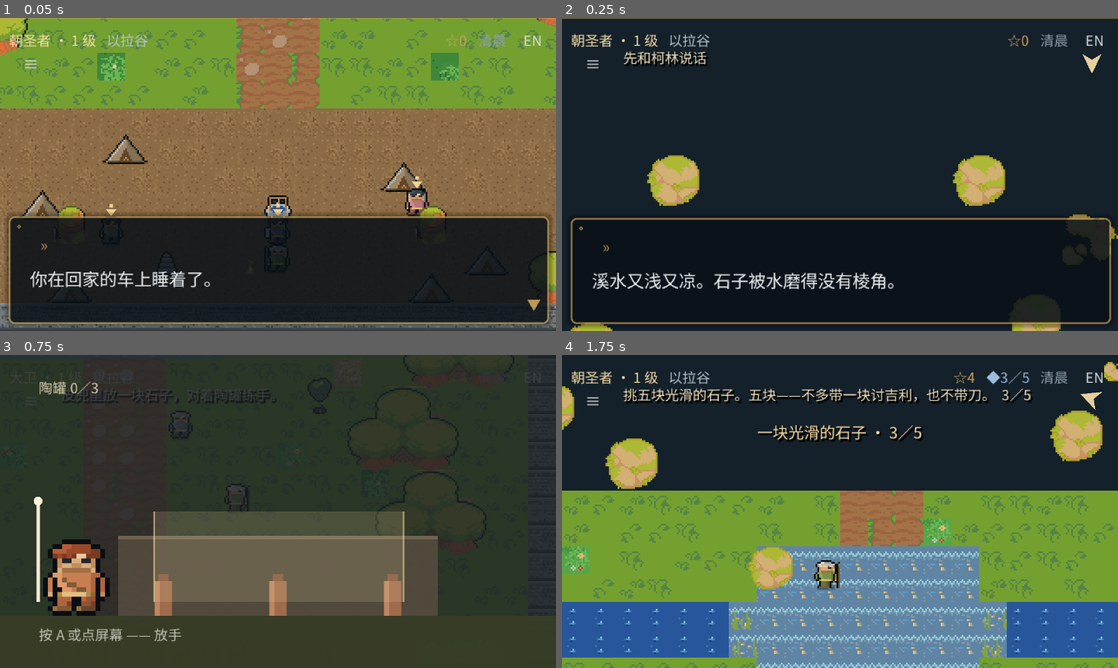
Above: before the commit, frames 1-4 (two rows, left to right).
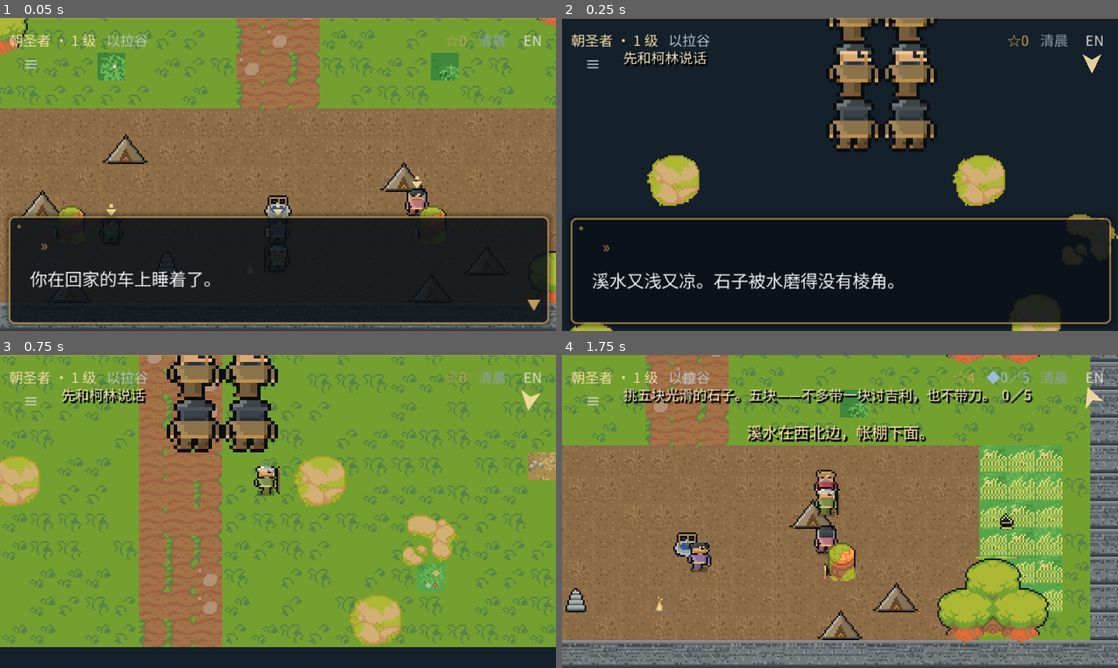
Above: after the commit, the same moments.

Repository: fongway94/WalkInCovenant
Game: Godot game, scene res://tests/smoke.tscn
The game is run twice, just before and just after one commit, with the same random seed, the same clock (stepped at 60 frames per second) and the same inputs. This scene is started directly instead of the project's main scene.
Inputs (mouse positions are in pixels of both pictures, inside the frame that each line leads up to):
- Up to frame 1 (0.05 s): no input
- Up to frame 2 (0.25 s): no input
- Up to frame 3 (0.75 s): tap Enter (ui_accept) at 0.5 s; move the mouse to (400, 495) at 0.52 s; hold Right (move_right) from 0.53 s (still down); hold Z (interact) from 0.53 s (still down); click (400, 495) at 0.67 s
- Up to frame 4 (1.75 s): tap Enter (ui_accept) at 0.77 s; release Right (move_right) at 1.25 s; release Z (interact) at 1.25 s; drag from (728, 527) to (812, 574) at 1.27 s

Frame 1 is identical in both runs. In frame 2, 5.8% of the frame differs, in the area x 47-68%, y 0-43%; in frame 3, 99%, in the area x 0-100%, y 0-100%; in frame 4, 94%.

Commit message:
the giant is on the ridge, and the witness gets one shot of him
Goliath existed as coordinates and a name in dialogue; nothing drew him, so the
forty days everyone describes had nobody in them. He is now a sprite two tiles
tall on the north slope, and walking up the ridge plays the chapter's one
scripted camera shot: pan to him, 1 Samuel 17:10, pan back. The pan lives on
CameraRig, so any later campaign can frame a scene the same way.

Co-authored-by: arena-agent <297053741+arena-agent@users.noreply.github.com>

Diff:
--- a/data/regions/elah.json
+++ b/data/regions/elah.json
@@ -805,6 +805,54 @@
  ],
  "triggers": [
   {
+   "id": "firstsight",
+   "kind": "radius",
+   "at": [
+    16,
+    13
+   ],
+   "r": 2,
+   "note": "the witness's first clear look at the giant (a camera shot, not a wall)",
+   "firstsight": [
+    {
+     "who": "",
+     "text": {
+      "en": "The ridge is low here, and the far slope is suddenly not far at all. You see him properly for the first time.",
+      "zh": "这道矮脊很低，对面的坡忽然一点也不远了。你这才第一次看清他。"
+     }
+    },
+    {
+     "who": "",
+     "text": {
+      "en": "Bronze helmet, bronze coat, bronze on his legs, and a spear like a weaver's beam. He does not raise his voice; both valleys hear him anyway.",
+      "zh": "铜盔、铜甲、腿上也是铜，一根枪杆粗得像织布的轴。他不用提高声音，两边山谷都听得见。"
+     }
+    },
+    {
+     "who": "goliath",
+     "text": {
+      "en": "1 Samuel 17:10\n“And the Philistine said, I defy the armies of Israel this day; give me a man, that we may fight together.”",
+      "zh": "撒母耳记上 17:10\n「那非利士人又说：我今日向以色列人的军队骂阵。你们叫一个人出来，与我战斗。」"
+     }
+    },
+    {
+     "who": "",
+     "text": {
+      "en": "Nobody moves. Not one man on this side of the valley takes a step forward.",
+      "zh": "没有人动。谷这边，没有一个人往前迈一步。"
+     }
+    },
+    {
+     "who": "corin",
+     "text": {
+      "en": "Now you have seen him. That is what the last forty days have been. We watch. We do not go up.",
+      "zh": "「现在你看见他了。这四十天，就是这件事。我们看着，不上去。」"
+     }
+    }
+   ],
+   "once": true
+  },
+  {
    "id": "challenge",
    "kind": "row",
    "row": 11,
@@ -986,6 +1034,10 @@
   "brook": {
    "en": "Go down to the brook. The water runs shallow over the stones.",
    "zh": "下到溪边去。水浅，能看见底下的石头。"
+  },
+  "firstsight": {
+   "en": "Get a look at the man shouting across the valley",
+   "zh": "看一眼那个隔着山谷叫阵的人"
   }
  },
  "ending": {
--- a/scripts/main/Main.gd
+++ b/scripts/main/Main.gd
@@ -218,6 +218,11 @@
 				line = I18n.t(obj.get(key, {})) % nxt.display_name()
 				if corin.lead_target != nxt:
 					corin.lead_to(nxt, func(): _lead_arrived())
+			elif GameState.flag("elah_saw_him") != true:
+				key = "firstsight"
+				var g: Vector2i = region.model.goliath
+				target = Vector2(float(g.x) * 16.0 + 8.0, float(g.y) * 16.0 + 18.0)
+				point = true
 			elif not bool(GameState.flag("goliath_down")):
 				key = "line_witness"
 				var row := int(region.model.trigger_data("challenge").get("row", 11))
@@ -587,6 +592,9 @@
 
 
 func _on_trigger(id: String) -> void:
+	if id == "firstsight":
+		_first_sight()
+		return
 	if id != "challenge" or _in_battle:
 		return
 	if act == Act.READY:
@@ -606,6 +614,27 @@
 		_witness_at_the_line()
 	else:
 		_refuse(id)
+
+
+## The shot the chapter has been promising: the witness walks up the ridge and
+## finally sees the man everybody has been talking about. The camera holds him
+## for the duration of the beat and then hands itself back — the same "scripted
+## shot, then play" grammar every later scene uses, built once and reusable.
+func _first_sight() -> void:
+	if GameState.flag("elah_saw_him") == true:
+		return
+	if _in_battle or (region.dialogue != null and region.dialogue.is_open()):
+		return
+	GameState.set_flag("elah_saw_him", true)
+	var lines: Array = _beat_lines("firstsight", "firstsight")
+	if lines.is_empty():
+		return
+	region.set_paused(true)
+	var g: Vector2i = region.model.goliath
+	region.pan_to(Vector2(float(g.x) * 16.0 + 8.0, float(g.y) * 16.0 + 18.0), 0.9)
+	region.dialogue.show_lines(lines, _speaker, func():
+		region.follow_player(0.7)
+		region.set_paused(false))
 
 
 ## The witness's last beat in the valley: he crosses the line, and nothing
--- a/scripts/world/CameraRig.gd
+++ b/scripts/world/CameraRig.gd
@@ -20,6 +20,9 @@
 var bounds := Rect2()
 var _look := Vector2.ZERO
 var _shake := 0.0
+var _cine := false
+var _cine_pos := Vector2.ZERO
+var _cine_tw: Tween = null
 
 
 func _ready() -> void:
@@ -41,6 +44,27 @@
 		global_position = _clamp(follow.global_position)
 
 
+## A scripted shot: hold the camera on a world point for `secs`, ignoring the
+## player. `resume_follow` hands it back. Nothing else in the camera changes —
+## the clamp, the deadzone and the shake all behave exactly as before once the
+## shot is over.
+func pan_to(point: Vector2, secs: float) -> void:
+	_cine = true
+	_cine_pos = global_position
+	_cine_tw = create_tween()
+	_cine_tw.tween_property(self, "_cine_pos", _clamp(point), maxf(0.05, secs))
+
+
+func resume_follow(secs: float = 0.7) -> void:
+	if follow == null:
+		_cine = false
+		return
+	_cine_tw = create_tween()
+	_cine_tw.tween_property(self, "_cine_pos", _clamp(follow.global_position),
+		maxf(0.05, secs))
+	_cine_tw.tween_callback(func(): _cine = false)
+
+
 func shake(amount: float = 1.0) -> void:
 	if GameState.data["settings"].get("reduce_motion", false):
 		return
@@ -48,6 +72,9 @@
 
 
 func _process(delta: float) -> void:
+	if _cine:
+		global_position = _cine_pos
+		return
 	if follow == null:
 		return
 	var fp := follow.global_position
--- a/scripts/world/Region.gd
+++ b/scripts/world/Region.gd
@@ -30,6 +30,8 @@
 var pickups: Array = []         # {id, kind, node, got}
 var triggers: Array = []        # {id, kind, data, spent, armed}
 var dialogue: DialogueBox = null
+## Kept so a cinematic can frame him, and so a test can see that he is on screen.
+var goliath_sprite: Sprite2D = null
 
 var _ys: Node2D = null
 var _mod: CanvasModulate = null
@@ -97,6 +99,7 @@
 	add_child(_ys)
 
 	_spawn_props()
+	_spawn_goliath()
 	_spawn_player()
 	_spawn_npcs()
 	_spawn_pickups()
@@ -138,6 +141,29 @@
 			t.autostart = true
 			t.timeout.connect(func(): s.frame = (s.frame + 1) % fr)
 			add_child(t)
+
+
+## He is not decoration and he is not an NPC: the witness cannot reach him, and
+## he has no lines to give away as verses. But he has to be VISIBLE across the
+## valley, because everything the witness is told in Act I is about a man
+## standing on that ridge. He used to exist only as a pair of coordinates in the
+## data — "somebody is shouting over there" with nobody there to shout.
+func _spawn_goliath() -> void:
+	if model.goliath == Vector2i.ZERO:
+		return
+	var tex := load("res://art/characters/goliath_idle.png")
+	if tex == null:
+		return
+	var s := Sprite2D.new()
+	s.texture = tex
+	s.centered = false
+	# Two tiles tall against a one-tile player: the first thing the witness
+	# notices about him is the size, and it should be true on screen.
+	s.scale = Vector2(2.0, 2.0)
+	s.position = Vector2(model.goliath.x * TILE, (model.goliath.y + 1) * TILE - 32.0)
+	s.texture_filter = CanvasItem.TEXTURE_FILTER_NEAREST
+	_ys.add_child(s)
+	goliath_sprite = s
 
 
 func _spawn_player() -> void:
@@ -402,6 +428,18 @@
 
 ## Put the camera where the player is, with no glide. Used after a story
 ## teleport (David's errand begins in Bethlehem, not at the line).
+## A scripted shot. The camera holds a point while the box speaks, then comes
+## back to the player — used for the witness's first look at Goliath.
+func pan_to(world: Vector2, secs: float) -> void:
+	if cam != null:
+		cam.pan_to(world, secs)
+
+
+func follow_player(secs: float = 0.7) -> void:
+	if cam != null:
+		cam.resume_follow(secs)
+
+
 func snap_camera() -> void:
 	if cam != null and player != null:
 		cam.set_follow(player)
--- a/tests/run_all.gd
+++ b/tests/run_all.gd
@@ -405,7 +405,7 @@
 			_check_verses(blk.get(str(lk), []), "%s:david_act.%s.%s" % [rid, key, lk])
 	for td in m.triggers:
 		var tdd: Dictionary = td
-		for key in ["refuse", "memory", "witness"]:
+		for key in ["refuse", "memory", "witness", "firstsight"]:
 			_check_verses(tdd.get(str(key), []), "%s:trigger.%s" % [rid, key])
 	_ok("all dialogue, verses, objectives and the ending are bilingual")
 
--- a/tests/smoke.gd
+++ b/tests/smoke.gd
@@ -109,7 +109,11 @@
 		"the valley opens with nothing to collect (got %d)" % region.pickups.size())
 	_check(int(main._stones_total) == 5,
 		"and the brook still knows it holds five stones (got %d)" % int(main._stones_total))
-	_check(region.triggers.size() == 1, "challenge trigger was built (got %d)" % region.triggers.size())
+	_check(region.triggers.size() == 2, "two story triggers were built (got %d)" % region.triggers.size())
+	# Act I is about a man standing on the far ridge. He used to exist only as a
+	# pair of coordinates; there was nobody there to shout.
+	_check(region.goliath_sprite != null and region.goliath_sprite.visible,
+		"the giant is on screen, two tiles tall, before you ever reach him")
 	_check(_tile_of(region.player) == region.model.spawn, "player stands on the authored spawn tile")
 
 	# ── 1b. the world is wired to the hands and the HUD ──────────────────
@@ -265,6 +269,18 @@
 			"and he stays where he brought you instead of following you")
 		guide.clear_lead()
 		guide.state = Npc.State.IDLE
+
+	# ── 2g. the first look at him ────────────────────────────────────────
+	# One scripted shot in Act I: walk up the ridge, the camera takes the picture
+	# off you and holds it on Goliath while 17:10 is spoken, then hands it back.
+	await _stand(region, 16, 14, 4)
+	_check(region.dialogue._open, "walking up the ridge stops you: your first clear look at him")
+	_check(bool(GameState.flag("elah_saw_him")), "and the chapter remembers that you have seen him")
+	_check(region.cam._cine, "the camera is holding him instead of the player")
+	_drain(region.dialogue)
+	await _frames(10)
+	_check(not region.cam._cine, "and then the camera comes back to you")
+	_check(not region._paused, "the shot releases the world when it ends")
 
 	# ── 2f. the line is not yours yet ────────────────────────────────────
 	# Act I has no stones to carry any more: it has a question. Crossing the
